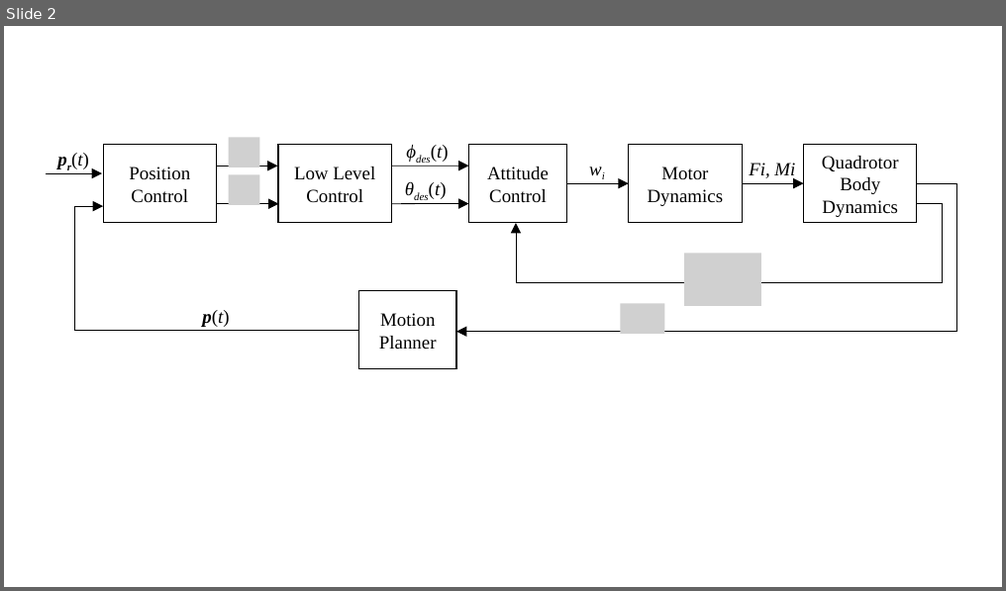
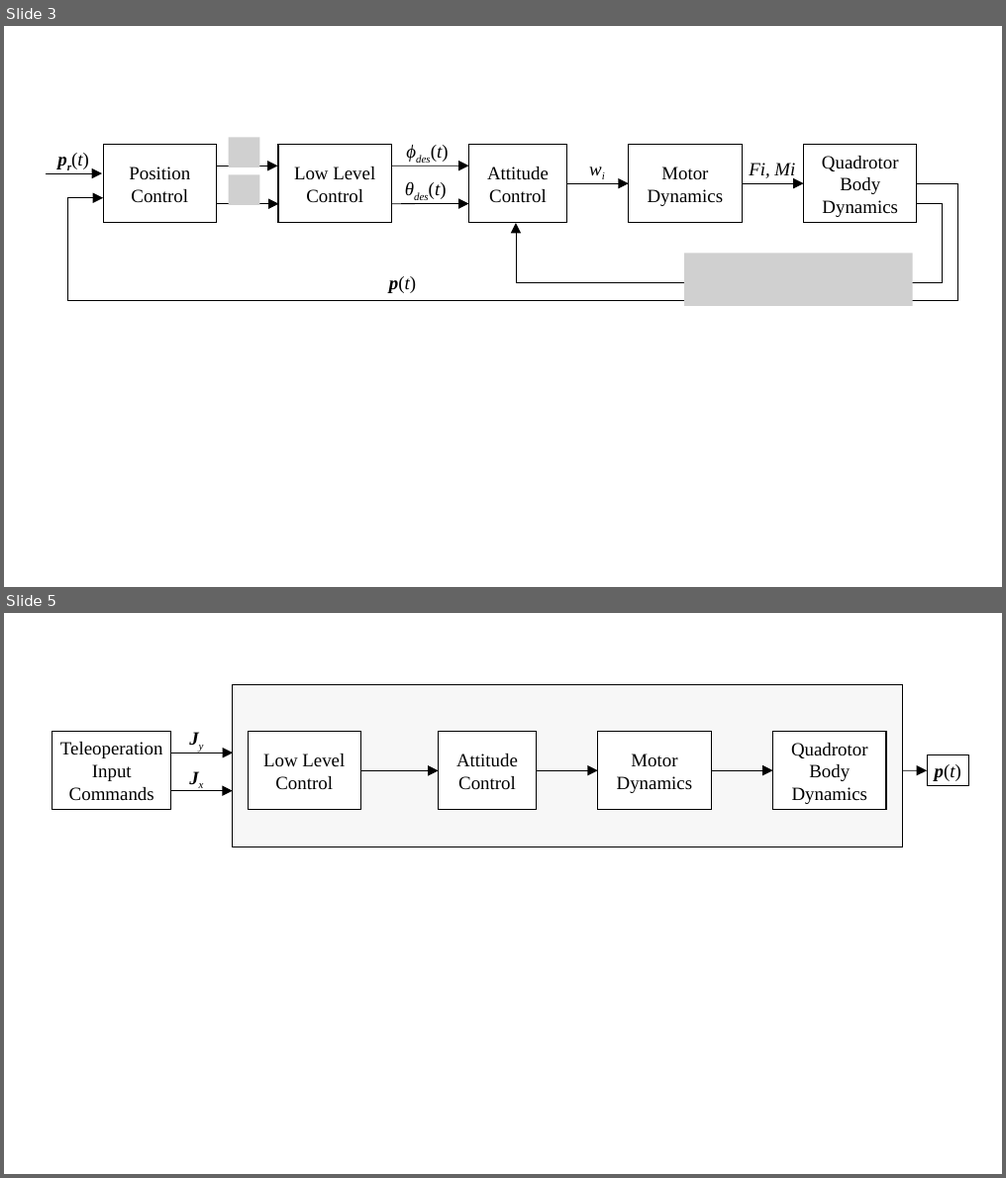
Before and after one commit to rahulpeddi/irospaper2019, a slide deck: images/blocks.pptx. Shown one above the other, each under a label of ours: slide 2 before the commit, slides 3 and 5 after it; the slides between them are not shown. The pictures are 1006x591 and 1006x1178 pixels, drawn with LibreOffice and Linux fonts; fonts in the diff are those of the drawing; grey boxes stand for pictures. Boxes give left, top, right and bottom in pixels: in the first picture for what was removed or moved away, otherwise in the second. Text is boxed around its words. In the diff, an @@ line names an element or a change of style, - is before the commit and + after.

```diff
--- a/images/blocks.pptx
+++ b/images/blocks.pptx
@@ slide 5 added at <box>4,613,1002,1174</box>, background #FFFFFF @@
@@ rectangle added at <box>233,685,902,847</box>, fill #EDEDED at 43% opacity, outline #000000 1 pt @@
@@ rectangle added at <box>53,731,171,810</box>, fill #FFFFFF, outline #000000 1 pt, 18 pt, text #000000 @@
+Teleoperation Input Commands
@@ text added at <box>182,722,212,753</box>, 18 pt, text #000000, bold, italic @@
+Jy
@@ rectangle added at <box>248,731,360,810</box>, fill #FFFFFF, outline #000000 1 pt, 18 pt, text #000000 @@
+Low Level Control
@@ rectangle added at <box>439,731,537,810</box>, fill #FFFFFF, outline #000000 1 pt, 18 pt, text #000000 @@
+Attitude Control
@@ rectangle added at <box>598,731,711,810</box>, fill #FFFFFF, outline #000000 1 pt, 18 pt, text #000000 @@
+Motor Dynamics
@@ rectangle added at <box>773,731,886,810</box>, fill #FFFFFF, outline #000000 1 pt, 18 pt, text #000000 @@
+Quadrotor Body Dynamics
@@ arrow added from (171, 753) to (233, 753), #000000 0.75 pt @@
@@ rectangle added at <box>927,756,969,785</box>, outline #000000 0.75 pt, 18 pt, text #000000, italic @@
+p(t)
@@ text added at <box>182,761,212,792</box>, 18 pt, text #000000, bold, italic @@
+Jx
@@ arrow added from (361, 771) to (439, 771), #000000 0.75 pt @@
@@ arrow added from (537, 771) to (598, 771), #000000 0.75 pt @@
@@ arrow added from (712, 771) to (773, 771), #000000 0.75 pt @@
@@ arrow added from (902, 771) to (927, 771), #000000 0.75 pt @@
@@ arrow added from (171, 791) to (233, 791), #000000 0.75 pt @@
@@ what was slide 2 is now slide 3 @@
@@ slide 3 changed as well @@
@@ elbow arrow moved from (918, 184) - (456, 332) to (918, 184) - (103, 198) @@
@@ elbow arrow removed from (358, 330) to (103, 206) @@
@@ picture: place and size @@
-picture at <box>684,253,761,306</box>
+picture at <box>684,253,913,306</box>
@@ rectangle removed at <box>358,291,456,370</box> @@
-Motion Planner
@@ text "p(t)": place and size @@
-text "p(t)" at <box>202,310,229,327</box>
+text "p(t)" at <box>389,276,416,293</box>
@@ picture removed at <box>620,304,665,334</box> @@
```
Also in this commit, not shown: 1 other slide changed, 2 other slides added.
